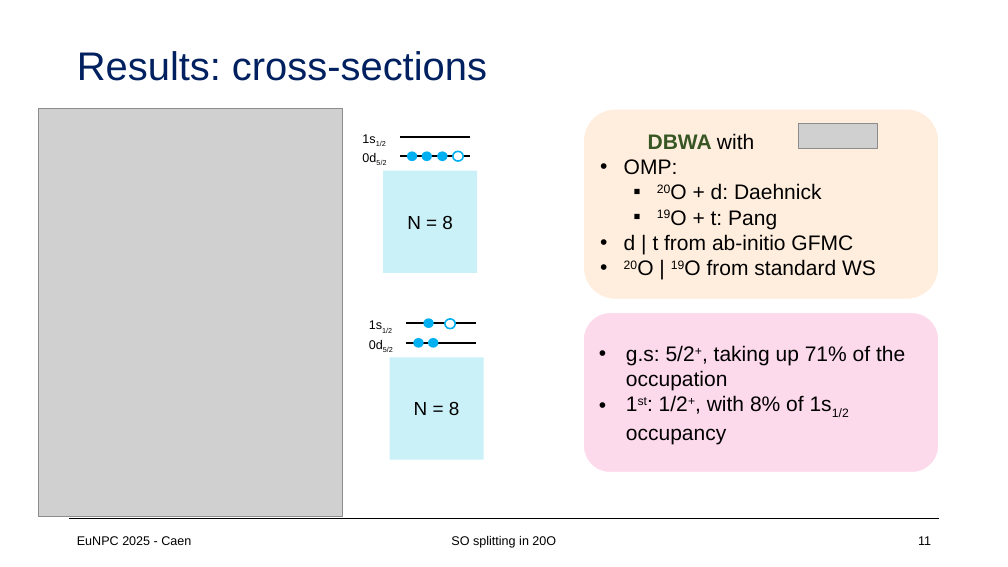
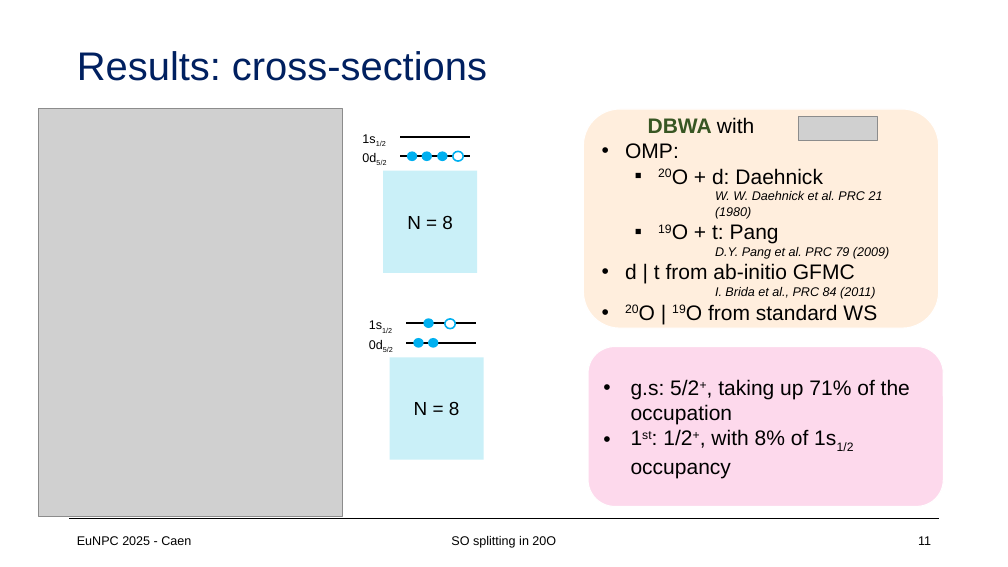
Before and after one commit to loopset/Docs, a slide deck: slide 11 of EuNPC/eunpc.pptx. Drawn at 1008x567 pixels with LibreOffice and Linux fonts; fonts in the diff are those of the drawing; grey boxes stand for pictures. Boxes give left, top, right and bottom in pixels: in the first picture for what was removed or moved away, otherwise in the second. Text is boxed around its words. In the diff, an @@ line names an element or a change of style, - is before the commit and + after.

```diff
--- a/EuNPC/eunpc.pptx
+++ b/EuNPC/eunpc.pptx
@@ rounded rectangle "DBWA with" resized from (x1=584, y1=109, x2=939, y2=299) to (x1=584, y1=109, x2=939, y2=328) @@
@@ picture moved from (x1=799, y1=124, x2=878, y2=148) to (x1=799, y1=116, x2=878, y2=140) @@
@@ text in rounded rectangle at (x1=715, y1=191, x2=883, y2=219): paragraph added @@
+      W. W. Daehnick et al. PRC 21 (1980)
@@ text in rounded rectangle at (x1=715, y1=247, x2=889, y2=259): paragraph added @@
+      D.Y. Pang et al. PRC 79 (2009)
@@ text in rounded rectangle at (x1=715, y1=287, x2=875, y2=299): paragraph added @@
+      I. Brida et al., PRC 84 (2011)
@@ rounded rectangle "g.s: 5/2+, taking up 71% ..." moved from (x1=584, y1=312, x2=939, y2=473) to (x1=588, y1=346, x2=944, y2=507) @@
```
Also in this commit, not shown: 10 other slides changed, 3 slides added, 2 slides removed, 7 other files.
